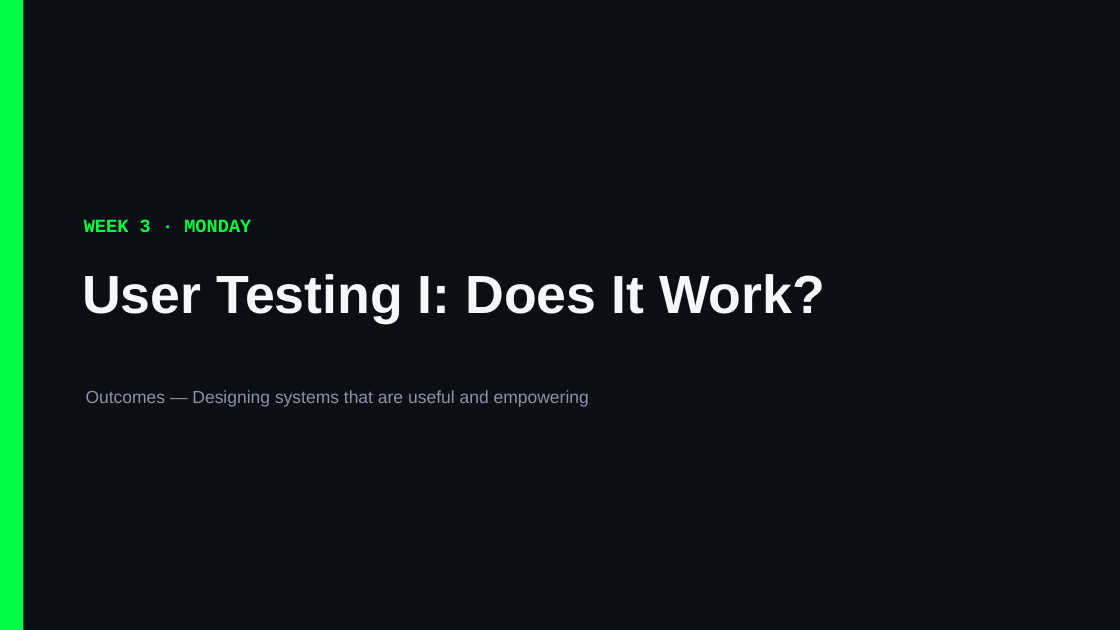
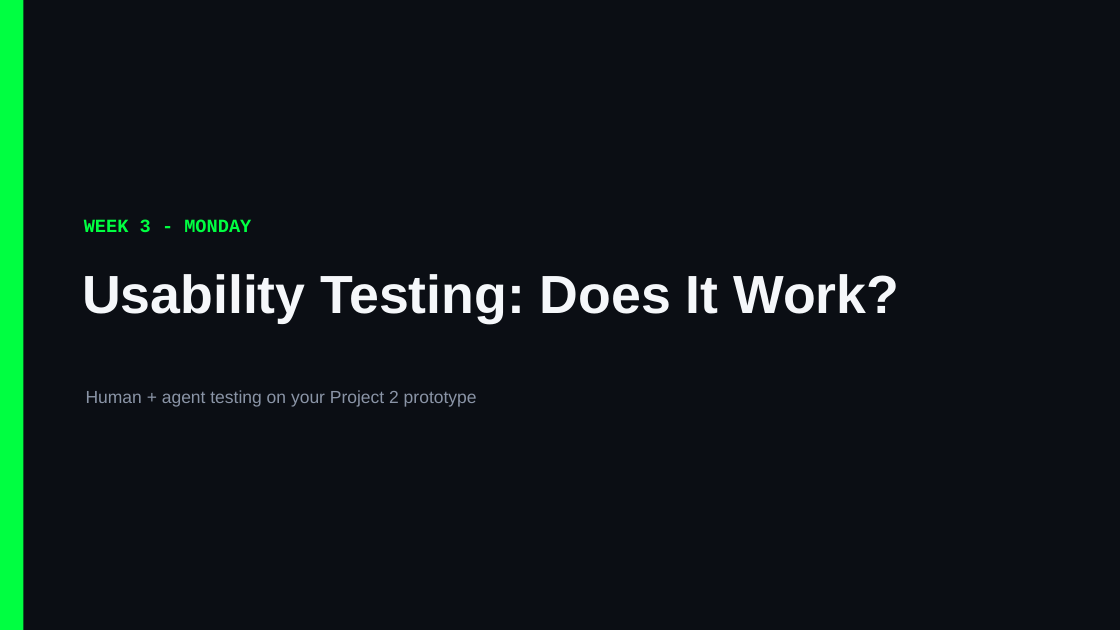
Before and after one commit to Cornell-Tech-Vibe-Coding-Summer-2026/website, a slide deck: slide 1 of slides/Week3-Mon-User-Testing-I.pptx. Drawn at 1120x630 pixels with LibreOffice and Linux fonts; fonts in the diff are those of the drawing. Boxes give left, top, right and bottom in pixels: in the first picture for what was removed or moved away, otherwise in the second. Text is boxed around its words. In the diff, an @@ line names an element or a change of style, - is before the commit and + after.

```diff
--- a/slides/Week3-Mon-User-Testing-I.pptx
+++ b/slides/Week3-Mon-User-Testing-I.pptx
@@ text at box(84, 219, 251, 232): text changed @@
-WEEK 3 · MONDAY
+WEEK 3 - MONDAY
@@ text at box(82, 274, 899, 323): text changed @@
-User Testing I: Does It Work?
+Usability Testing: Does It Work?
@@ text at box(86, 390, 477, 407): text changed @@
-Outcomes — Designing systems that are useful and empowering
+Human + agent testing on your Project 2 prototype
```
Also in this commit, not shown: 4 other slides changed, 10 slides added, 2 slides removed, 2 other files.
